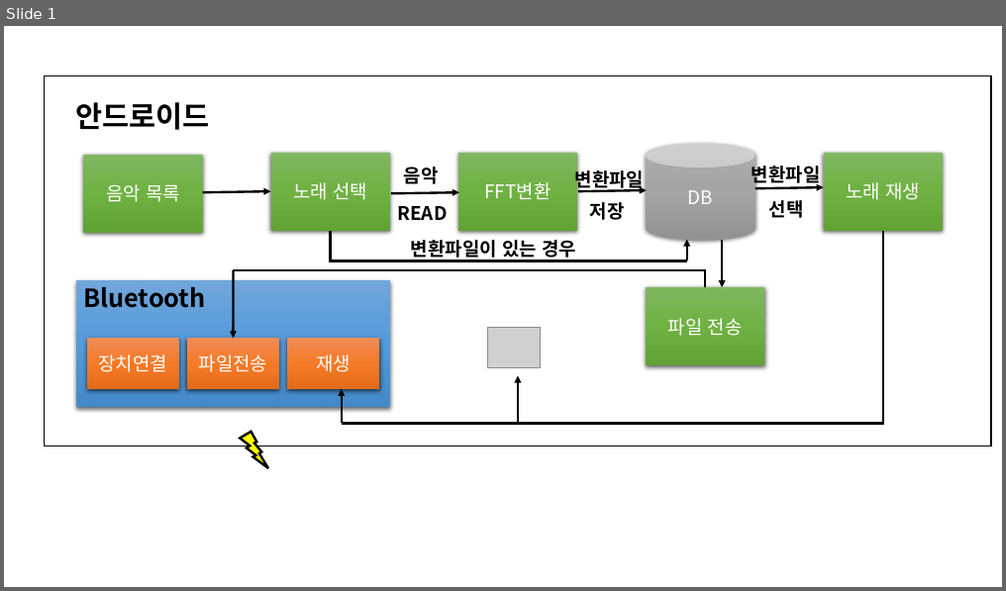
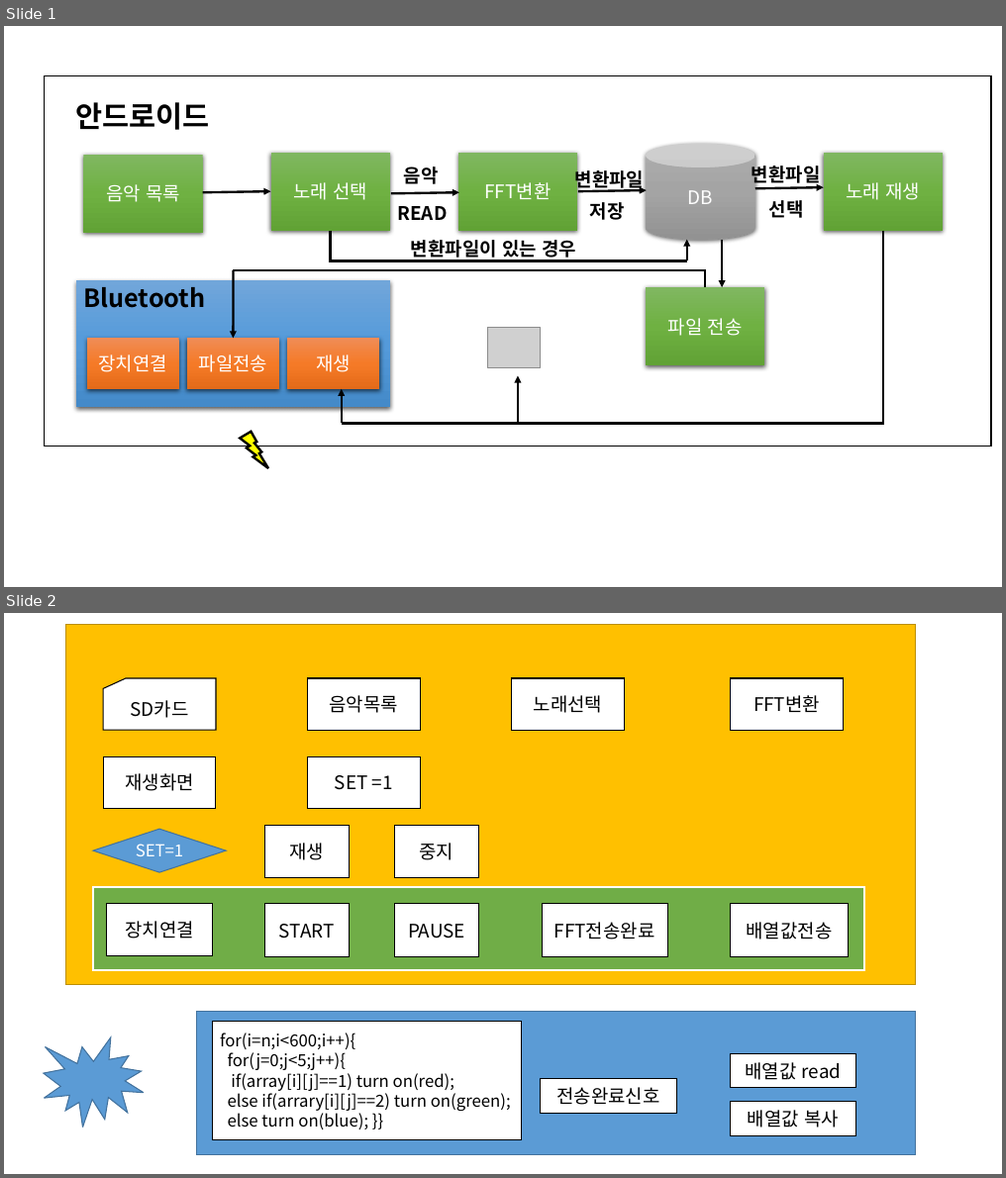
Before and after one commit to MusicLight/music_light, a slide deck: 자료/수정용/안드로이드블록다이어그램.pptx. Shown one above the other, each under a label of ours: slide 1 before the commit, slides 1 and 2 after it. The pictures are 1006x591 and 1006x1178 pixels, drawn with LibreOffice and Linux fonts; fonts in the diff are those of the drawing; grey boxes stand for pictures. Boxes give left, top, right and bottom in pixels: in the first picture for what was removed or moved away, otherwise in the second. Text is boxed around its words. In the diff, an @@ line names an element or a change of style, - is before the commit and + after.

```diff
--- a/자료/수정용/안드로이드블록다이어그램.pptx
+++ b/자료/수정용/안드로이드블록다이어그램.pptx
@@ slide 2 added at [4,613,1002,1174], background #FFFFFF @@
@@ rectangle added at [66,625,916,986], fill #FFC000, outline #BD8E00 1 pt @@
@@ flow chart punched card added at [103,678,216,730], fill #FFFFFF, outline #000000 1 pt, 18 pt, text #000000 @@
+SD카드
@@ rectangle added at [307,678,420,730], fill #FFFFFF, outline #000000 1 pt, 18 pt, text #000000 @@
+음악목록
@@ rectangle added at [512,678,625,730], fill #FFFFFF, outline #000000 1 pt, 18 pt, text #000000 @@
+노래선택
@@ rectangle added at [731,678,844,730], fill #FFFFFF, outline #000000 1 pt, 18 pt, text #000000 @@
+FFT변환
@@ rectangle added at [103,757,216,808], fill #FFFFFF, outline #000000 1 pt, 18 pt, text #000000 @@
+재생화면
@@ rectangle added at [307,757,420,808], fill #FFFFFF, outline #000000 1 pt, 18 pt, text #000000 @@
+SET =1
@@ diamond added at [93,830,226,872], fill #5B9BD5, outline #43739E 1 pt, 16 pt, text #FFFFFF @@
+SET=1
@@ rectangle added at [264,825,350,878], fill #FFFFFF, outline #000000 1 pt, 18 pt, text #000000 @@
+재생
@@ rectangle added at [395,825,479,878], fill #FFFFFF, outline #000000 1 pt, 18 pt, text #000000 @@
+중지
@@ rectangle added at [93,887,864,970], fill #70AD47, outline #FFFFFF 1.5 pt @@
@@ rectangle added at [107,903,213,957], fill #FFFFFF, outline #000000 1 pt, 18 pt, text #000000 @@
+장치연결
@@ rectangle added at [264,904,350,958], fill #FFFFFF, outline #000000 1 pt, 18 pt, text #000000 @@
+START
@@ rectangle added at [395,904,479,958], fill #FFFFFF, outline #000000 1 pt, 18 pt, text #000000 @@
+PAUSE
@@ rectangle added at [542,904,667,958], fill #FFFFFF, outline #000000 1 pt, 18 pt, text #000000 @@
+FFT전송완료
@@ rectangle added at [731,904,847,958], fill #FFFFFF, outline #000000 1 pt, 18 pt, text #000000 @@
+배열값전송
@@ rectangle added at [197,1012,917,1155], fill #5B9BD5, outline #43739E 1 pt @@
@@ rectangle added at [213,1021,522,1140], fill #FFFFFF, outline #000000 1 pt, 16 pt, text #000000 @@
+for(i=n;i<600;i++){
+for(j=0;j<5;j++){
+if(array[i][j]==1) turn on(red);
+else if(arrary[i][j]==2) turn on(green);
+else turn on(blue); }}
@@ irregular seal added at [44,1038,144,1128], fill #5B9BD5, outline #43739E 1 pt @@
@@ rectangle added at [731,1054,856,1088], fill #FFFFFF, outline #000000 1 pt, 18 pt, text #000000 @@
+배열값 read
@@ rectangle added at [540,1078,677,1113], fill #FFFFFF, outline #000000 1 pt, 18 pt, text #000000 @@
+전송완료신호
@@ rectangle added at [731,1102,856,1137], fill #FFFFFF, outline #000000 1 pt, 18 pt, text #000000 @@
+배열값 복사
```
Also in this commit, not shown: 3 other files.
